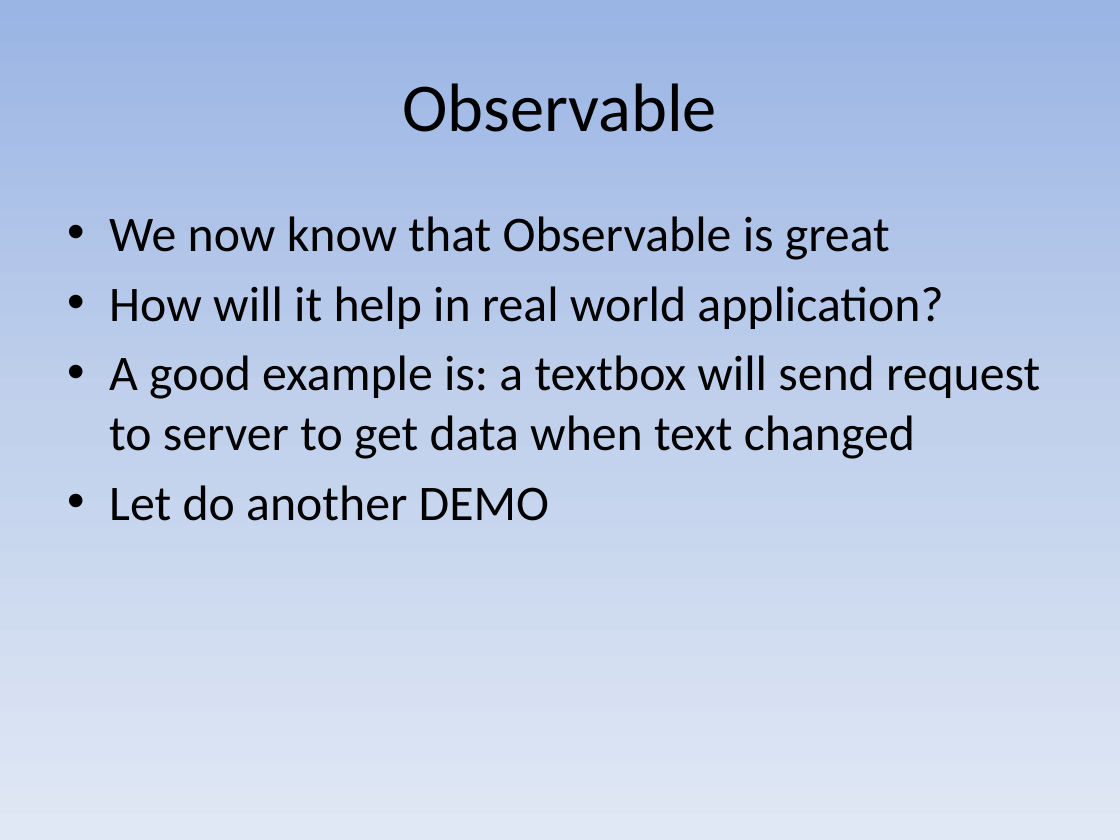
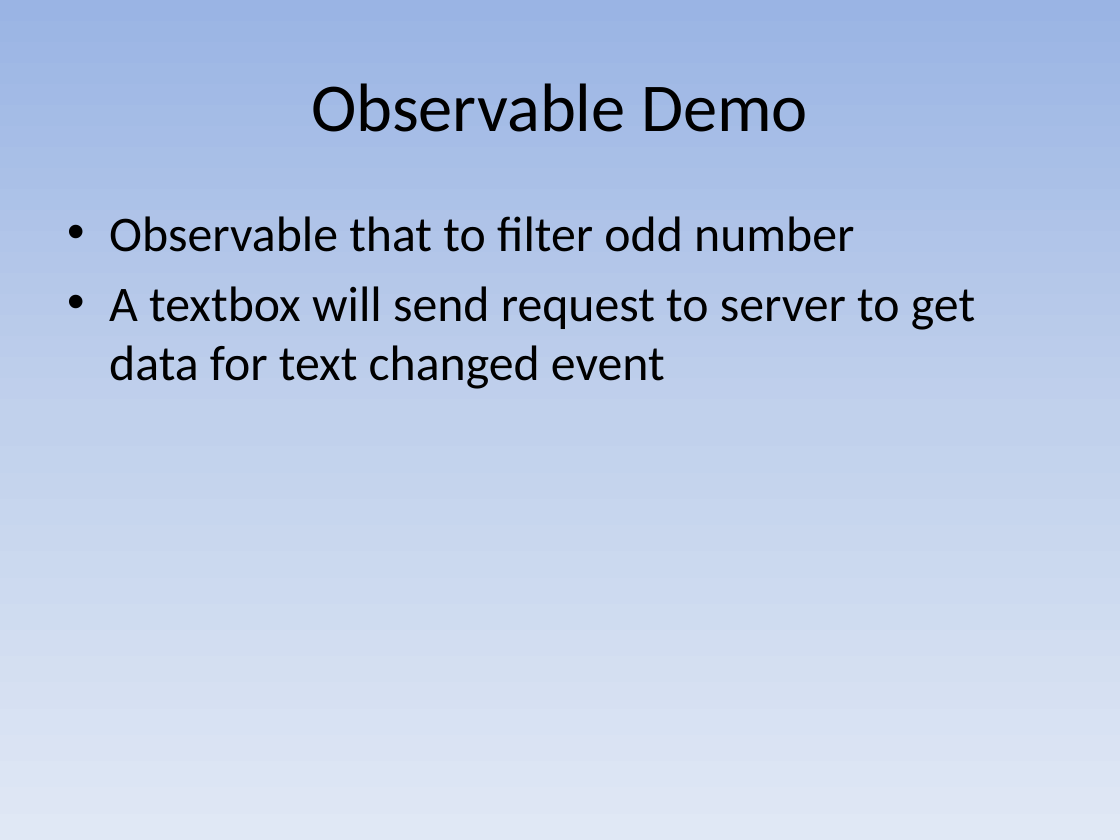
Before and after one commit to mayuanyang/HelloAngular2, a slide deck: slide 23 of angular2.pptx (slide 24 before the commit). Drawn at 1120x840 pixels with LibreOffice and Linux fonts; fonts in the diff are those of the drawing. Boxes give left, top, right and bottom in pixels: in the first picture for what was removed or moved away, otherwise in the second. Text is boxed around its words. In the diff, an @@ line names an element or a change of style, - is before the commit and + after.

```diff
--- a/angular2.pptx
+++ b/angular2.pptx
@@ title at box(311, 83, 808, 132): text changed @@
-Observable
+Observable Demo
@@ text at box(109, 216, 975, 389): text changed @@
-• We now know that Observable is great
-• How will it help in real world application?
-• A good example is: a textbox will send request to server to get data when text changed
-• Let do another DEMO
+• Observable that to filter odd number
+• A textbox will send request to server to get data for text changed event
```
Also in this commit, not shown: 3 slides added, 1 slide removed, 8 other files.
